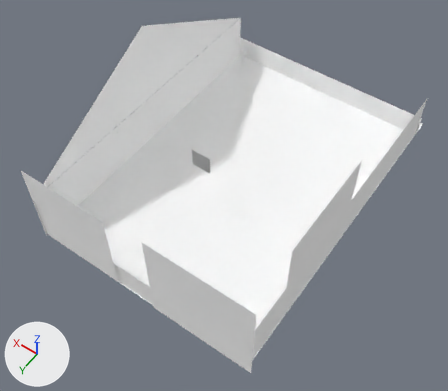
The glTF model Garden App/src/static/garden.glb as it was, and as the next commit left it.
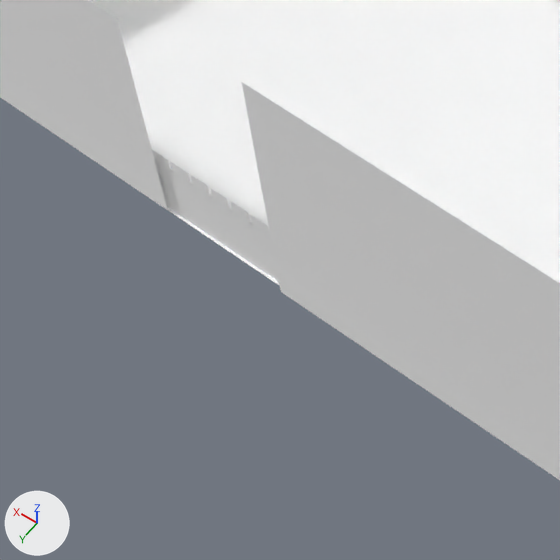
The first picture shows the older version from a camera (50 mm lens) standing at (-38.0, 50.7, 85.4) and looking at (-1.3, -0.6, 4.8). The close-ups show both versions on the part from 15% to 54% of the width and 55% to 100% of the height of that picture; other places that the commit changed are outside them. The axes (+X, +Y, +Z) are drawn at lower left. The lights are the same throughout. Where no turn or scale is listed for an object, it has been applied to the vertices.

Script lines for the objects in view, before the commit:
```python
me_plane_018 = bpy.data.meshes.new('Plane.018')
me_plane_018.from_pydata([(20.2, -40.0, 0.0), (20.2, 20.1, 0.0), (-20.1, 20.1, 0.0), (-20.1, -40.0, 0.0)], [], [(0, 1, 2), (0, 2, 3)])
me_plane_018.materials.append(mat_grass)  # white #ffffff
me_plane_022 = bpy.data.meshes.new('Plane.022')
me_plane_022.from_pydata([(21.9, 0.0, -2.2), (21.9, 0.0, 2.2), (-2.2, 0.0, 2.2), (-2.2, 0.0, -2.2)], [], [(0, 1, 2), (0, 2, 3)])
me_plane_022.materials.append(mat_blackwall)  # white #ffffff
me_plane_036 = bpy.data.meshes.new('Plane.036')
me_plane_036.from_pydata([(8.1, 0.0, -8.1), (8.1, 0.0, 8.1), (-8.1, 0.0, 8.1), (-8.1, 0.0, -8.1)], [], [(0, 1, 2), (0, 2, 3)])
me_plane_036.materials.append(mat_storeback)  # white #ffffff
ob_grass = bpy.data.objects.new('Grass', me_plane_018)
ob_grass.location = (0.0, 0.0, 0.0)
ob_rearwall = bpy.data.objects.new('RearWall', me_plane_022)
ob_rearwall.location = (-1.77, 19.95, 2.24)
ob_storeback = bpy.data.objects.new('StoreBack', me_plane_036)
ob_storeback.location = (12.27, 20.13, 8.18)
# also in view: 'FAF' at (-12.0, 20.2, 8.7)
```
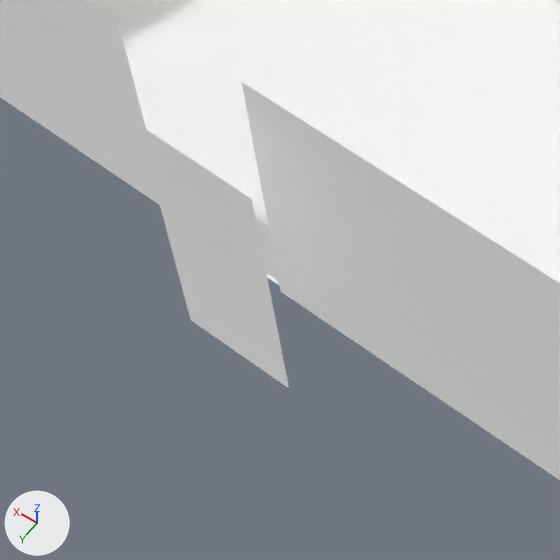
Boxes (x1, y1, x2, y2) around the edits, measured in the close-ups (560 x 560 px):
'GoldenMime', added
    after: (138, 124, 289, 388)
'RearWall', unchanged, covered by the edit
    before: (154, 159, 279, 282)
    after: (258, 229, 279, 282)

The change, as a list of edits to the scene's bpy script:
```text
Add mat_material_024:
    mat_material_024 = principled_material('Material.024')
    mat_material_024.base_color = (1.0, 1.0, 1.0)  # white #ffffff
    mat_material_024.metallic = 1.0
    mat_material_024.roughness = 1.0
Add me_plane_040:
    me_plane_040.from_pydata([(1.0, 0.0, -10.0), (1.0, 0.0, 7.8), (-5.2, 0.0, 7.8), (-5.2, 0.0, -10.0)], [], [(0, 1, 2), (0, 2, 3)])
    me_plane_040.materials.append(mat_material_024)  # white #ffffff
Add ob_goldenmime:
    ob_goldenmime = bpy.data.objects.new('GoldenMime', me_plane_040)
    ob_goldenmime.location = (0.06, 22.74, 6.32)
```
